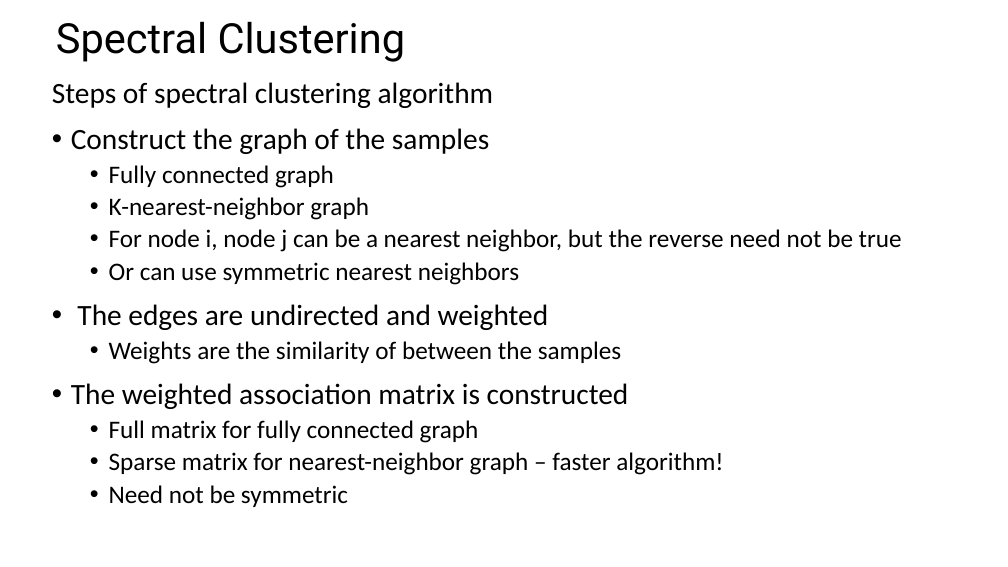
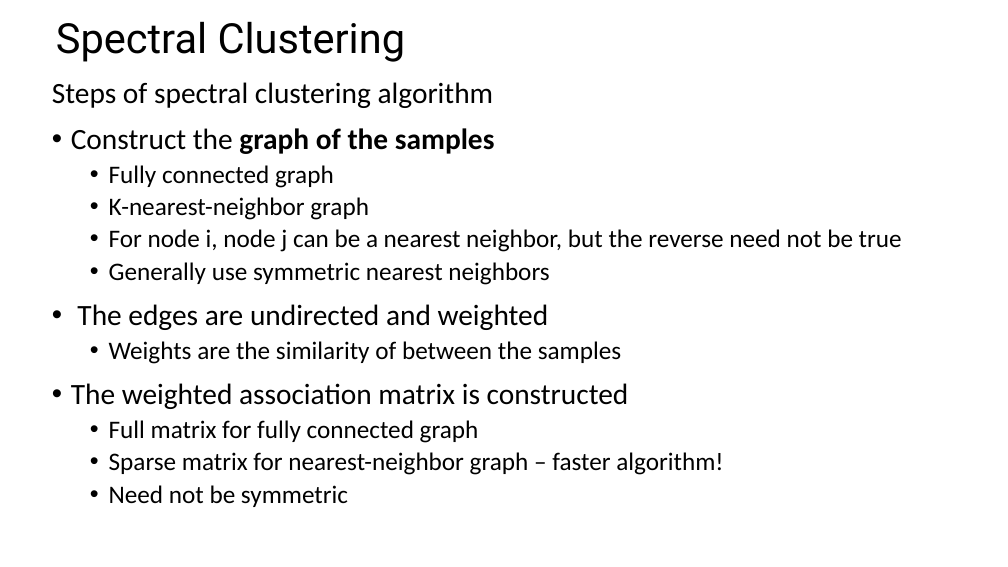
Before and after one commit to StephenElston/CSCI-E-108, a slide deck: slide 84 of slides/9_IntroductionToClustering.pptx (slide 79 before the commit). Drawn at 1008x567 pixels with LibreOffice and Linux fonts; fonts in the diff are those of the drawing. Boxes give left, top, right and bottom in pixels: in the first picture for what was removed or moved away, otherwise in the second. Text is boxed around its words. In the diff, an @@ line names an element or a change of style, - is before the commit and + after.

```diff
--- a/slides/9_IntroductionToClustering.pptx
+++ b/slides/9_IntroductionToClustering.pptx
@@ text at (71, 128, 495, 154): bold on in "graph of the samples" @@
@@ text at (109, 262, 549, 285): text changed @@
-  • Or can use symmetric nearest neighbors
+  • Generally use symmetric nearest neighbors
```
Also in this commit, not shown: 6 other slides changed, 6 slides added.
